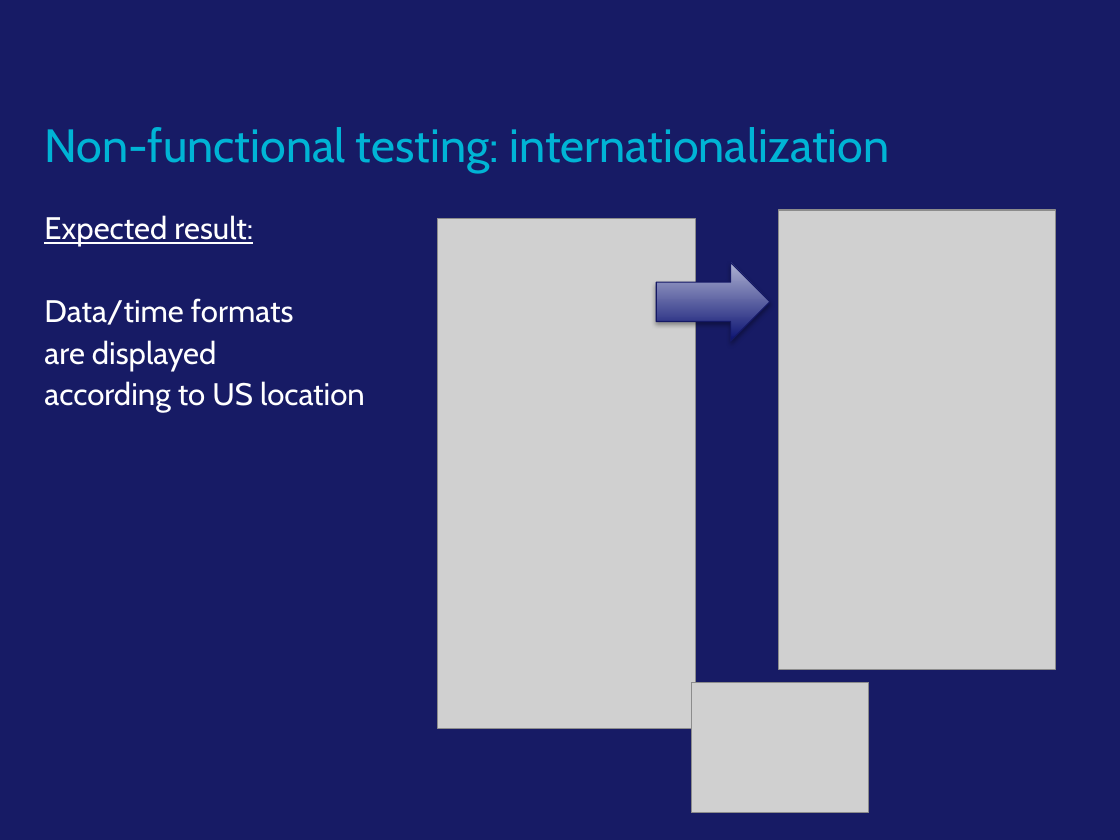
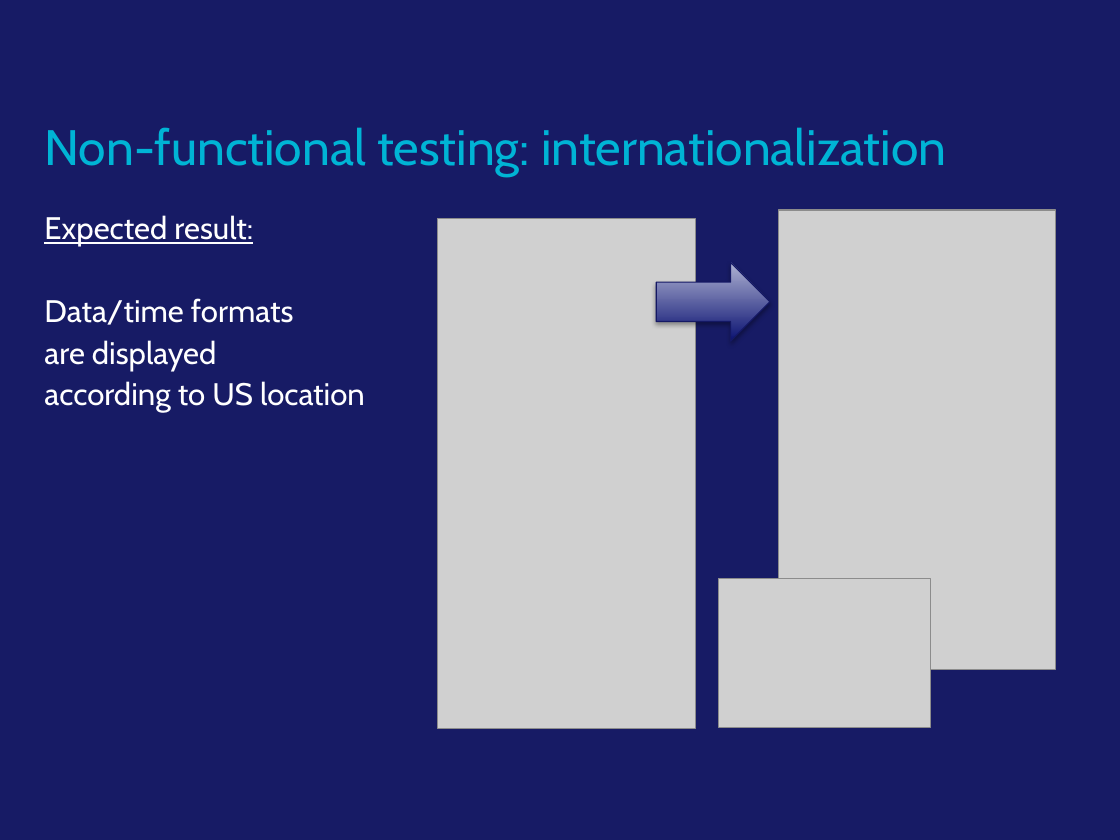
Before and after one commit to SGav/MQC, a slide deck: slide 13 of w3/HW3.pptx. Drawn at 1120x840 pixels with LibreOffice and Linux fonts; fonts in the diff are those of the drawing; grey boxes stand for pictures; background and template pictures are left out. Boxes give left, top, right and bottom in pixels: in the first picture for what was removed or moved away, otherwise in the second. Text is boxed around its words. In the diff, an @@ line names an element or a change of style, - is before the commit and + after.

```diff
--- a/w3/HW3.pptx
+++ b/w3/HW3.pptx
@@ subtitle "Non-functional testing: internationalization" at (44,127,946,175): size 30 to 32 pt @@
@@ picture added at (719,579,932,728) @@
@@ picture removed at (691,682,868,812) @@
```
Also in this commit, not shown: 9 other slides changed.
